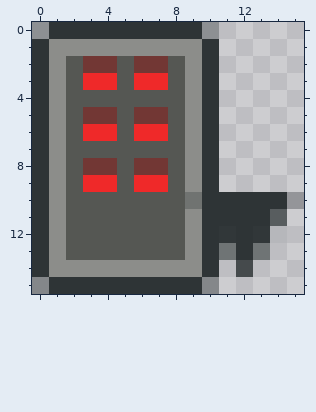
Two versions of one pixel-art sprite, trunk/tvbrowser/images/themes/tango/16x16/actions/scroll-to-channel.png. The picture above was drawn from the file before the commit.
The file is 16x16 pixels. Pixels under 10% opacity are left out.
After:
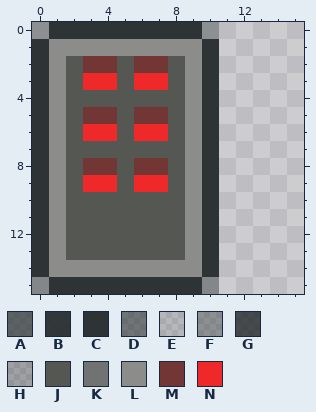
Palette (. is transparent): A #2d3436b4  B #2e3436f9  C #2e3436  D #2e353696  E #2b323924  F #2d353766  G #2f3436db  H #3033364b  J #555753  K #707371  L #8c8d8a  M #723734  N #ef2929
Difference:
y 10: x 9 K -> L; x 11..15 CCCCH -> .....
y 11: x 11..14 CCCA -> ....
y 12: x 11..14 BCBE -> ....
y 13: x 11..13 DCD -> ...
y 14: x 12 G -> .
